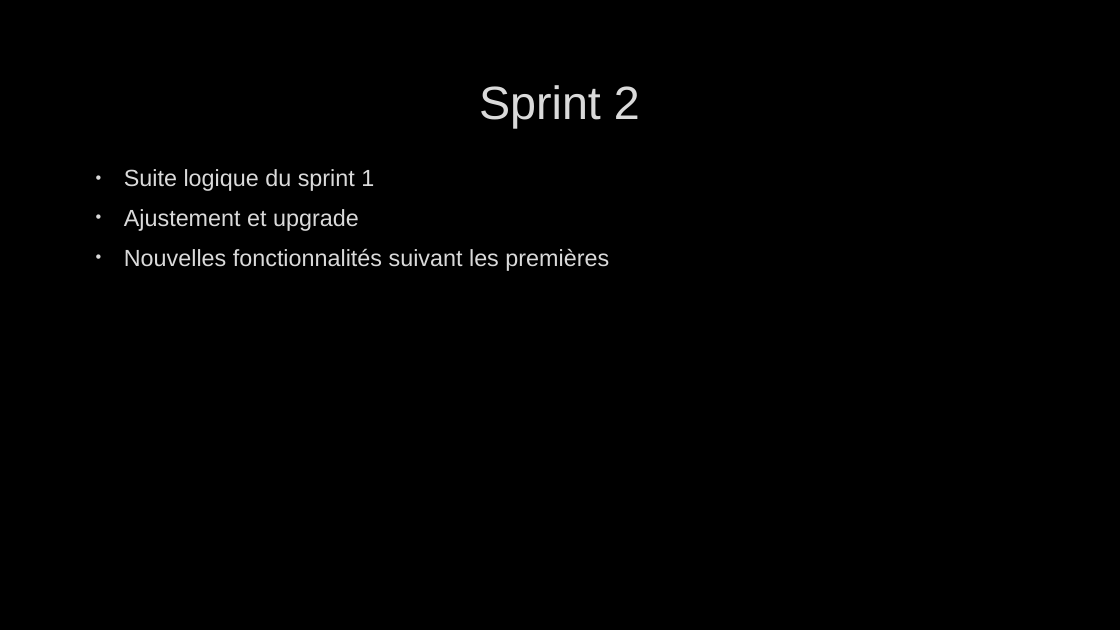
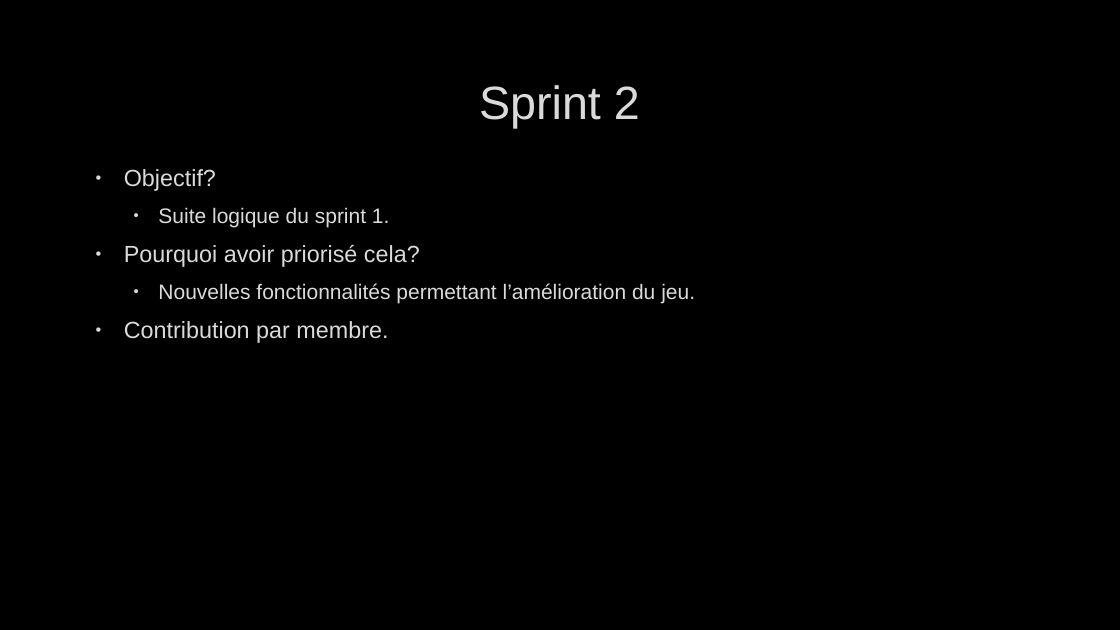
Before and after one commit to llSkyTechll/LegendaryProject, a slide deck: slide 5 of Presentation Legendary Project.pptx. Drawn at 1120x630 pixels with LibreOffice and Linux fonts; fonts in the diff are those of the drawing; background and template pictures are left out. Boxes give left, top, right and bottom in pixels: in the first picture for what was removed or moved away, otherwise in the second. Text is boxed around its words. In the diff, an @@ line names an element or a change of style, - is before the commit and + after.

```diff
--- a/Presentation Legendary Project.pptx
+++ b/Presentation Legendary Project.pptx
@@ text at (124, 169, 695, 343): text changed; size 20 to 18 pt @@
-• Suite logique du sprint 1
-• Ajustement et upgrade
-• Nouvelles fonctionnalités suivant les premières
+• Objectif?
+  • Suite logique du sprint 1.
+• Pourquoi avoir priorisé cela?
+  • Nouvelles fonctionnalités permettant l’amélioration du jeu.
+• Contribution par membre.
```
Also in this commit, not shown: 8 other slides changed, 2 slides added, 1 slide removed.
